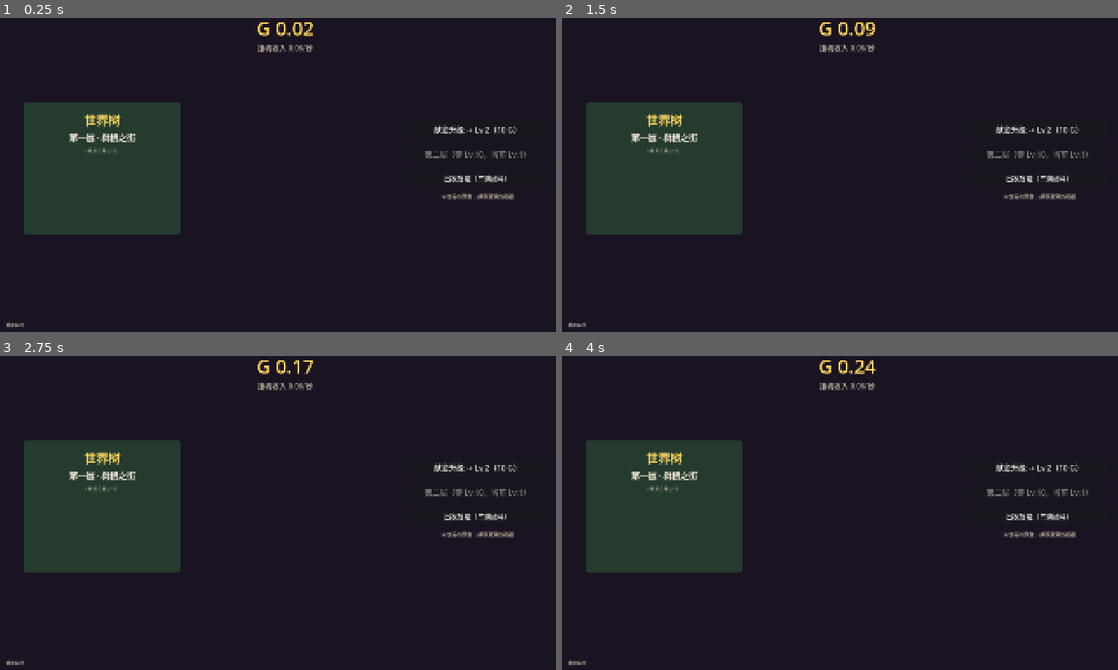
Above: before the commit, frames 1-4 (two rows, left to right).
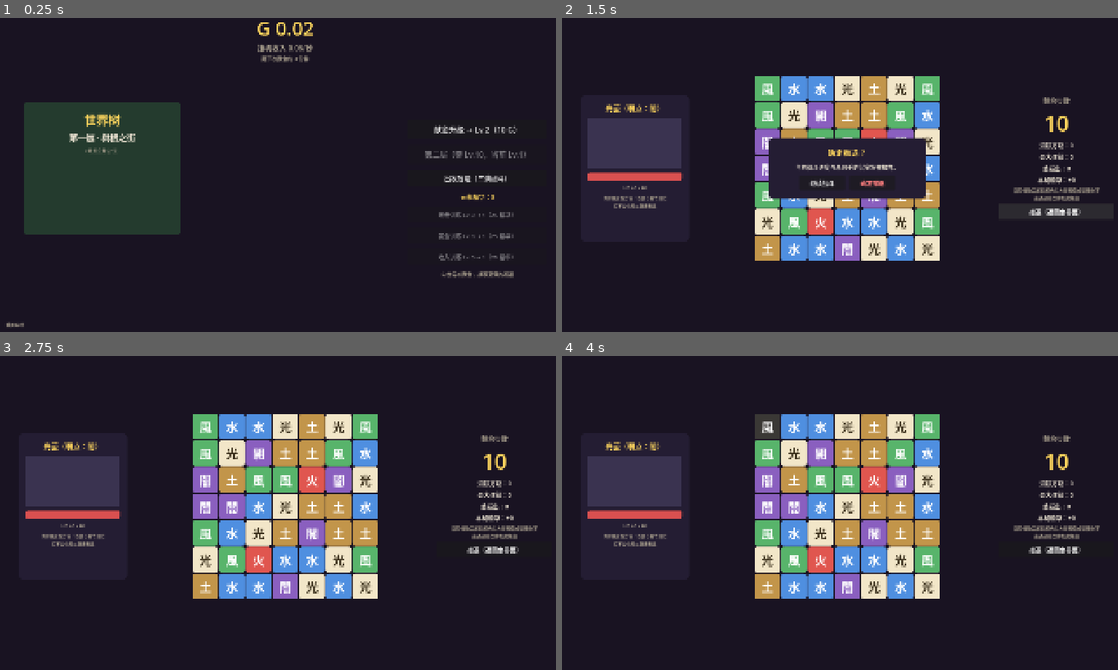
Above: after the commit, the same moments.

Repository: MengUkal/--Idle-simulation-management-self-test
Game: Godot game, scene res://scenes/main/main.tscn
The game is run twice, just before and just after one commit, with the same random seed, the same clock (stepped at 60 frames per second) and the same inputs.
Inputs (mouse positions are in pixels of both pictures, inside the frame that each line leads up to):
- Up to frame 1 (0.25 s): no input
- Up to frame 2 (1.5 s): click "出发冒险（三消战斗）" at 0.5 s; click "撤退（返回主界面）" at 1.25 s
- Up to frame 3 (2.75 s): click (261, 522) at 2 s, where only the run after the commit has a clickable "继续战斗"
- Up to frame 4 (4 s): click (1040, 469) at 2.75 s, where only the run before the commit has a clickable "献金升级 → Lv.2（10 G）"; click (767, 425) at 3.5 s, where only the run after the commit has a clickable "風"

The runs differ from the first frame. In frame 1, 0.9% of the frame differs, in the area x 46-93%, y 11-83%; in frame 2, 28%; in frame 3, 32%; in frame 4, 32%, in the area x 1-97%, y 1-99%.

Commit message:
feat(M2.5): NGU-inspired multi-track growth, milestones, QoL
- Element Essence earned from match-3 tiles (weakness tiles x2)
- Three training lines (attack/bounty/income, +5%/level, cost 25 x 1.35^lv)
- Level milestones grant one-time essence (Lv.2/4/6/8)
- QoL: next-offering countdown estimate, battle duration in results, retreat confirm dialog
- save schema v2 (backward compatible with v1)
- docs: NGU design pattern digest (rebirth/challenges/daycare/digger/equipment reserved for later milestones)
- tests: +5 balance checks; all suites green; both scenes smoke clean

Diff:
--- a/autoload/event_bus.gd
+++ b/autoload/event_bus.gd
@@ -8,3 +8,5 @@
 signal floor_changed(new_floor: int)        # 所在层变化
 signal floor_unlocked(req_level: int)       # 新层解锁（等级达标那一刻）
 signal save_completed()                     # 一次存档写盘完成
+signal essence_changed(total: int)          # 元素精华变化
+signal line_changed(kind: String, level: int)  # 训练线升级（atk/bounty/income）
--- a/autoload/game_state.gd
+++ b/autoload/game_state.gd
@@ -6,10 +6,53 @@
 var level := Balance.START_LEVEL          # 当前等级
 var floor_index := 1                      # 当前所在层（1 = 树根之街）
 var total_earned := 0.0                   # 累计获得吉尔（统计用）
+var essence := 0                          # 元素精华（三消获得，训练线消耗）
+var atk_line := 0                         # 攻击训练线等级
+var bounty_line := 0                      # 赏金训练线等级
+var income_line := 0                      # 收入训练线等级
 
 
 func income_per_sec() -> float:
-	return Balance.income_per_sec(level)
+	# 挂机收入 = 基础公式 × 收入训练线倍率
+	return Balance.income_per_sec(level) * Balance.train_multiplier(income_line)
+
+
+func add_essence(amount: int) -> void:
+	if amount <= 0:
+		return
+	essence += amount
+	EventBus.essence_changed.emit(essence)
+
+
+func line_level(kind: String) -> int:
+	match kind:
+		"atk":
+			return atk_line
+		"bounty":
+			return bounty_line
+		"income":
+			return income_line
+	return 0
+
+
+func upgrade_line(kind: String) -> bool:
+	## 用元素精华升级训练线（NGU 式多线成长）
+	var cost := int(Balance.train_cost(line_level(kind)))
+	if essence < cost:
+		return false
+	essence -= cost
+	EventBus.essence_changed.emit(essence)
+	match kind:
+		"atk":
+			atk_line += 1
+		"bounty":
+			bounty_line += 1
+		"income":
+			income_line += 1
+	EventBus.line_changed.emit(kind, line_level(kind))
+	if kind == "income":
+		EventBus.income_changed.emit(income_per_sec())
+	return true
 
 
 func can_afford(cost: float) -> bool:
@@ -56,7 +99,15 @@
 	level = Balance.START_LEVEL
 	floor_index = 1
 	total_earned = 0.0
+	essence = 0
+	atk_line = 0
+	bounty_line = 0
+	income_line = 0
 	EventBus.money_changed.emit(money)
 	EventBus.income_changed.emit(income_per_sec())
 	EventBus.level_changed.emit(level)
 	EventBus.floor_changed.emit(floor_index)
+	EventBus.essence_changed.emit(essence)
+	EventBus.line_changed.emit("atk", 0)
+	EventBus.line_changed.emit("bounty", 0)
+	EventBus.line_changed.emit("income", 0)
--- a/autoload/save_manager.gd
+++ b/autoload/save_manager.gd
@@ -3,7 +3,7 @@
 ## 【已拍板】离线收益 MVP 不做：关游戏期间不产出，读档回到离开时的数值。
 
 const SAVE_PATH := "user://save.json"
-const SCHEMA_VERSION := 1
+const SCHEMA_VERSION := 2
 
 var _autosave_timer := 0.0
 
@@ -31,6 +31,10 @@
 		"level": GameState.level,
 		"floor": GameState.floor_index,
 		"total_earned": GameState.total_earned,
+		"essence": GameState.essence,
+		"atk_line": GameState.atk_line,
+		"bounty_line": GameState.bounty_line,
+		"income_line": GameState.income_line,
 	}
 	var file := FileAccess.open(SAVE_PATH, FileAccess.WRITE)
 	if file == null:
@@ -55,6 +59,11 @@
 	GameState.level = int(data.get("level", Balance.START_LEVEL))
 	GameState.floor_index = int(data.get("floor", 1))
 	GameState.total_earned = float(data.get("total_earned", 0.0))
+	# schema v2 字段（v1 旧档缺省为 0，天然兼容）
+	GameState.essence = int(data.get("essence", 0))
+	GameState.atk_line = int(data.get("atk_line", 0))
+	GameState.bounty_line = int(data.get("bounty_line", 0))
+	GameState.income_line = int(data.get("income_line", 0))
 
 
 func delete_save() -> void:
--- a/data/balance.gd
+++ b/data/balance.gd
@@ -64,6 +64,24 @@
 	return WEAKNESS_MULT if element == int(monster.get("weak", -1)) else 1.0
 
 
+# ---------- 元素精华与训练线（NGU 式多线成长，2026-10-09 拍板落地） ----------
+const EP_PER_TILE := 1              # 每消除 1 块获得的元素精华
+const EP_WEAKNESS_MULT := 2.0       # 弱点属性方块的精华倍率
+const TRAIN_COST_BASE := 25.0       # 训练线 0→1 级费用（精华）
+const TRAIN_COST_GROWTH := 1.35     # 训练线每级费用倍率
+const TRAIN_EFFECT_PER_LEVEL := 0.05 # 每级 +5%（攻击/赏金/收入三线通用）
+const MILESTONE_EP := {2: 10, 4: 15, 6: 20, 8: 30}  # 等级里程碑一次性精华
+
+
+static func train_cost(level: int) -> float:
+	## 训练线从 level 级升到 level+1 级的精华费用
+	return TRAIN_COST_BASE * pow(TRAIN_COST_GROWTH, float(level))
+
+
+static func train_multiplier(line_level: int) -> float:
+	return 1.0 + TRAIN_EFFECT_PER_LEVEL * float(line_level)
+
+
 # ---------- 存档 ----------
 const AUTOSAVE_INTERVAL_SEC := 10.0
 
--- a/scenes/battle/battle.gd
+++ b/scenes/battle/battle.gd
@@ -1,7 +1,8 @@
 extends Control
 ## M2 冒险界面：三消战斗（一场一只怪）。
-## 规则【已拍板】：每次消除 = 一次攻击；命中弱点属性 ×2；连锁第 n 波伤害 ×(1+0.2×(n-1))；
+## 规则【已拍板】：每次消除 = 一次攻击；命中弱点属性伤害×2；连锁第 n 波伤害 ×(1+0.2×(n-1))；
 ## 步数内击杀 → 获得赏金；步数耗尽未击杀 → 无赏金。
+## 多线成长：消除方块获得元素精华（弱点块 ×2）；攻击/赏金线倍率在此生效。
 
 const COL_BG := Color("191322")
 const COL_GOLD := Color("ffd75e")
@@ -15,6 +16,8 @@
 var monster_hp := 0.0
 var monster_hp_max := 1
 var defeated := false
+var battle_over := false
+var elapsed := 0.0
 var steps_left := 0
 var selected := Vector2i(-1, -1)
 var tiles: Array = []
@@ -24,19 +27,27 @@
 var total_cleared := 0
 var max_chain := 0
 var total_damage := 0
+var session_ep := 0
 
 var _steps_label: Label
 var _stat_cleared: Label
 var _stat_chain: Label
 var _stat_damage: Label
+var _stat_ep: Label
 var _hp_bar: ProgressBar
 var _hp_label: Label
 var _enemy_name: Label
 var _result_panel: Control
 var _result_title: Label
 var _result_stats: Label
+var _retreat_confirm: Control
 var _toast: Label
 var _toast_tween: Tween
+
+
+func _process(delta: float) -> void:
+	if not battle_over:
+		elapsed += delta
 
 
 func _ready() -> void:
@@ -50,6 +61,7 @@
 	_build_board()
 	_build_side_panel()
 	_build_result_panel()
+	_build_retreat_confirm()
 	_build_toast()
 	_refresh_board()
 	_refresh_hud()
@@ -111,7 +123,7 @@
 	_hp_bar.add_theme_stylebox_override("fill", bar_fg)
 	box.add_child(_hp_bar)
 	_hp_label = _make_label(box, "", 16, COL_DIM)
-	_make_label(box, "在步数内击倒它即可获得赏金\n打不过也可以直接撤退", 14, COL_DIM)
+	_make_label(box, "消除弱属性方块：伤害与精华双倍\n打不过也可以直接撤退", 14, COL_DIM)
 
 
 func _build_board() -> void:
@@ -151,6 +163,7 @@
 	_stat_cleared = _make_label(box, "", 20)
 	_stat_chain = _make_label(box, "", 20)
 	_stat_damage = _make_label(box, "", 20)
+	_stat_ep = _make_label(box, "", 20)
 	var hint := _make_label(box, "消除怪物弱属性颜色的方块可造成双倍伤害\n连锁越高伤害加成越高", 15, COL_DIM)
 	hint.autowrap_mode = TextServer.AUTOWRAP_WORD_SMART
 	var retreat := Button.new()
@@ -187,6 +200,43 @@
 	box.add_child(back)
 
 
+func _build_retreat_confirm() -> void:
+	_retreat_confirm = CenterContainer.new()
+	_retreat_confirm.set_anchors_preset(Control.PRESET_FULL_RECT)
+	_retreat_confirm.visible = false
+	add_child(_retreat_confirm)
+	var panel := PanelContainer.new()
+	var sb := StyleBoxFlat.new()
+	sb.bg_color = COL_PANEL
+	sb.set_corner_radius_all(16)
+	sb.set_content_margin_all(28)
+	panel.add_theme_stylebox_override("panel", sb)
+	panel.custom_minimum_size = Vector2(520, 0)
+	_retreat_confirm.add_child(panel)
+	var box := VBoxContainer.new()
+	box.add_theme_constant_override("separation", 14)
+	panel.add_child(box)
+	_make_label(box, "确定撤退？", 26, COL_GOLD)
+	_make_label(box, "当前战斗进度与未到手的赏金将被放弃。", 19)
+	var buttons := HBoxContainer.new()
+	buttons.alignment = BoxContainer.ALIGNMENT_CENTER
+	buttons.add_theme_constant_override("separation", 16)
+	box.add_child(buttons)
+	var cancel := Button.new()
+	cancel.text = "继续战斗"
+	cancel.custom_minimum_size = Vector2(150, 48)
+	cancel.add_theme_font_size_override("font_size", 20)
+	cancel.pressed.connect(func() -> void: _retreat_confirm.visible = false)
+	buttons.add_child(cancel)
+	var confirm := Button.new()
+	confirm.text = "确定撤退"
+	confirm.custom_minimum_size = Vector2(150, 48)
+	confirm.add_theme_font_size_override("font_size", 20)
+	confirm.add_theme_color_override("font_color", Color(1.0, 0.5, 0.5))
+	confirm.pressed.connect(_leave_battle)
+	buttons.add_child(confirm)
+
+
 func _build_toast() -> void:
 	_toast = _make_label(self, "", 24, COL_GOLD)
 	_toast.set_anchors_preset(Control.PRESET_CENTER_BOTTOM)
@@ -242,17 +292,25 @@
 
 func _apply_damage(waves: Array) -> void:
 	var dmg_f := 0.0
+	var ep := 0
 	var any_weak := false
+	var atk_mult := Balance.train_multiplier(GameState.atk_line)
 	for i in waves.size():
 		var wave_mult := 1.0 + Balance.CHAIN_BONUS_PER_WAVE * float(i)
 		for entry in waves[i]:
 			var m := Balance.damage_multiplier(int(entry["element"]), monster)
 			if m > 1.0:
 				any_weak = true
-			dmg_f += wave_mult * m
+				ep += int(Balance.EP_PER_TILE * Balance.EP_WEAKNESS_MULT)
+			else:
+				ep += Balance.EP_PER_TILE
+			dmg_f += wave_mult * m * atk_mult
 	var dmg := int(ceil(dmg_f))
 	total_damage += dmg
 	monster_hp -= dmg
+	if ep > 0:
+		session_ep += ep
+		GameState.add_essence(ep)
 	_spawn_damage_number(dmg, any_weak)
 	if monster_hp <= 0:
 		_victory()
@@ -262,11 +320,20 @@
 	if defeated:
 		return
 	defeated = true
-	GameState.add_money(float(int(monster["bounty"])))
+	var bounty := int(ceil(int(monster["bounty"]) * Balance.train_multiplier(GameState.bounty_line)))
+	GameState.add_money(float(bounty))
+	GameState.set_meta("last_bounty", bounty)
 	_show_result(true)
 
 
 func _on_retreat_pressed() -> void:
+	if _result_panel.visible:
+		_leave_battle()  # 战斗已结束，直接离开
+		return
+	_retreat_confirm.visible = true
+
+
+func _leave_battle() -> void:
 	get_tree().change_scene_to_file("res://scenes/main/main.tscn")
 
 
@@ -288,6 +355,7 @@
 	_stat_cleared.text = "消除方块：%d" % total_cleared
 	_stat_chain.text = "最大连锁：%d" % max_chain
 	_stat_damage.text = "总输出：%d" % total_damage
+	_stat_ep.text = "本局精华：+%d" % session_ep
 	var weak_name: String = Balance.ELEMENT_NAMES[int(monster.get("weak", 0))]
 	var elite_tag: String = "★精英 " if monster.get("elite", false) else ""
 	_enemy_name.text = "%s%s（弱点：%s）" % [elite_tag, monster["name"], weak_name]
@@ -320,17 +388,22 @@
 
 
 func _show_result(victory: bool) -> void:
+	battle_over = true
+	var time_text := "%d:%02d" % [int(elapsed / 60.0), int(elapsed) % 60]
 	if victory:
 		_result_title.text = "战斗胜利！"
-		_result_stats.text = "获得赏金 %d %s\n总输出 %d ｜ 消除 %d 块 ｜ 最大连锁 %d" % [
-			int(monster["bounty"]), Balance.CURRENCY_SHORT,
+		var bounty := int(GameState.get_meta("last_bounty", 0))
+		_result_stats.text = "获得赏金 %d %s\n总输出 %d ｜ 消除 %d 块 ｜ 最大连锁 %d\n精华 +%d ｜ 用时 %s" % [
+			bounty, Balance.CURRENCY_SHORT,
 			total_damage, total_cleared, max_chain,
+			session_ep, time_text,
 		]
 	else:
 		_result_title.text = "步数耗尽……"
-		_result_stats.text = "%s 逃走了（剩余 HP %d）\n总输出 %d ｜ 消除 %d 块 ｜ 最大连锁 %d" % [
+		_result_stats.text = "%s 逃走了（剩余 HP %d）\n总输出 %d ｜ 消除 %d 块 ｜ 最大连锁 %d\n精华 +%d ｜ 用时 %s" % [
 			monster["name"], ceili(maxf(monster_hp, 0.0)),
 			total_damage, total_cleared, max_chain,
+			session_ep, time_text,
 		]
 	_result_panel.visible = true
 
--- a/scenes/main/main.gd
+++ b/scenes/main/main.gd
@@ -20,6 +20,11 @@
 var _toast_tween: Tween
 var _reset_button: Button
 var _reset_confirm: Control
+var _countdown_label: Label
+var _essence_label: Label
+var _line_buttons := {}
+
+const LINE_NAMES := {"atk": "攻击训练", "bounty": "赏金训练", "income": "收入训练"}
 
 
 func _ready() -> void:
@@ -54,6 +59,7 @@
 	add_child(box)
 	_money_label = _make_label(box, "", 64, COL_GOLD)
 	_income_label = _make_label(box, "", 24, COL_DIM)
+	_countdown_label = _make_label(box, "", 17, COL_DIM)
 
 
 func _build_tree_panel() -> void:
@@ -105,6 +111,15 @@
 	adventure.add_theme_font_size_override("font_size", 22)
 	adventure.pressed.connect(_on_adventure_pressed)
 	box.add_child(adventure)
+
+	_essence_label = _make_label(box, "", 20, COL_GOLD)
+	for kind: String in ["atk", "bounty", "income"]:
+		var line_btn := Button.new()
+		line_btn.custom_minimum_size = Vector2(460, 52)
+		line_btn.add_theme_font_size_override("font_size", 19)
+		line_btn.pressed.connect(_on_line_pressed.bind(kind))
+		box.add_child(line_btn)
+		_line_buttons[kind] = line_btn
 
 	var flavor := _make_label(box, Balance.UPGRADE_FLAVOR, 17, COL_DIM)
 	flavor.autowrap_mode = TextServer.AUTOWRAP_WORD_SMART
@@ -201,18 +216,23 @@
 	EventBus.floor_changed.connect(_on_floor_changed)
 	EventBus.floor_unlocked.connect(_on_floor_unlocked)
 	EventBus.save_completed.connect(_on_save_completed)
+	EventBus.essence_changed.connect(_on_essence_changed)
+	EventBus.line_changed.connect(_on_line_changed)
 
 
 func _on_money_changed(total: float) -> void:
 	_money_label.text = "%s %s" % [Balance.CURRENCY_SHORT, Balance.format_number(total)]
+	_update_countdown()
 
 
 func _on_income_changed(per_sec: float) -> void:
 	_income_label.text = "挂机收入 %s/秒" % Balance.format_number(per_sec)
-
-
-func _on_level_changed(_new_level: int) -> void:
+	_update_countdown()
+
+
+func _on_level_changed(new_level: int) -> void:
 	_refresh_buttons()
+	_check_milestone(new_level)
 
 
 func _on_money_not_enough(_needed: float) -> void:
@@ -230,6 +250,56 @@
 
 func _on_save_completed() -> void:
 	_save_label.text = "已自动保存 %s" % Time.get_time_string_from_system().substr(0, 5)
+
+
+func _update_countdown() -> void:
+	## QoL：距下次献金的预计时间（NGU 进度条文化）
+	var remain := Balance.upgrade_cost(GameState.level) - GameState.money
+	if remain <= 0.0:
+		_countdown_label.text = "现在就能献金！"
+		return
+	var inc := GameState.income_per_sec()
+	if inc <= 0.0:
+		_countdown_label.text = ""
+		return
+	var secs := remain / inc
+	if secs < 90.0:
+		_countdown_label.text = "距下次献金约 %d 秒" % int(ceil(secs))
+	elif secs < 5400.0:
+		_countdown_label.text = "距下次献金约 %d 分钟" % int(ceil(secs / 60.0))
+	else:
+		_countdown_label.text = "距下次献金约 %.1f 小时" % (secs / 3600.0)
+
+
+func _check_milestone(new_level: int) -> void:
+	## QoL：等级里程碑一次性精华奖励（NGU 式"升级有新东西"）
+	if not Balance.MILESTONE_EP.has(new_level):
+		return
+	var reward := int(Balance.MILESTONE_EP[new_level])
+	GameState.add_essence(reward)
+	_show_toast("里程碑！Lv.%d 达成，奖励 %d 元素精华" % [new_level, reward])
+
+
+func _refresh_training() -> void:
+	_essence_label.text = "元素精华：%d" % GameState.essence
+	for kind: String in _line_buttons.keys():
+		var btn: Button = _line_buttons[kind]
+		var lv := GameState.line_level(kind)
+		var cost := int(Balance.train_cost(lv))
+		btn.text = "%s Lv.%d → %d（%d 精华）" % [LINE_NAMES[kind], lv, lv + 1, cost]
+		btn.disabled = GameState.essence < cost
+
+
+func _on_essence_changed(_total: int) -> void:
+	_refresh_training()
+
+
+func _on_line_changed(_kind: String, _level: int) -> void:
+	_refresh_training()
+
+
+func _on_line_pressed(kind: String) -> void:
+	GameState.upgrade_line(kind)
 
 
 # ---------- 交互 ----------
@@ -269,6 +339,7 @@
 	_on_income_changed(GameState.income_per_sec())
 	_on_floor_changed(GameState.floor_index)
 	_refresh_buttons()
+	_refresh_training()
 
 
 func _refresh_buttons() -> void:
--- a/tests/balance_test.gd
+++ b/tests/balance_test.gd
@@ -44,6 +44,11 @@
 	check("怪物 HP/赏金/弱点取值合法", monsters_ok, true)
 	check("命中弱点倍率 = 2", Balance.damage_multiplier(0, {"weak": 0}), 2.0)
 	check("非弱点倍率 = 1", Balance.damage_multiplier(1, {"weak": 0}), 1.0)
+	# 训练线与里程碑（元素精华，NGU 式多线成长）
+	check("训练线 0→1 费用 = 25", Balance.train_cost(0), 25.0)
+	check("训练线 1→2 费用 = 25×1.35", Balance.train_cost(1), 25.0 * 1.35)
+	check("训练线 2 级倍率 = 1.10", Balance.train_multiplier(2), 1.10)
+	check("里程碑 Lv.8 奖励 30 精华", Balance.MILESTONE_EP[8], 30)
 	# 数值格式化
 	check("格式 999", Balance.format_number(999.0), "999")
 	check("格式 1234", Balance.format_number(1234.0), "1,234")
Not shown, added: 参考资料/_extracted/全流程指南.txt
Not shown, added: 参考资料/_extracted/全流程指南_分段.txt
Not shown, added: 参考资料/_extracted/挑战指南.txt
Not shown, added: 参考资料/_extracted/模块浅析.txt
Not shown, changed: docs/游戏设计文档.md
Not shown, added: 参考资料/_extracted/extract_doc_text.py
Not shown, added: 参考资料/_extracted/split_guide.py
